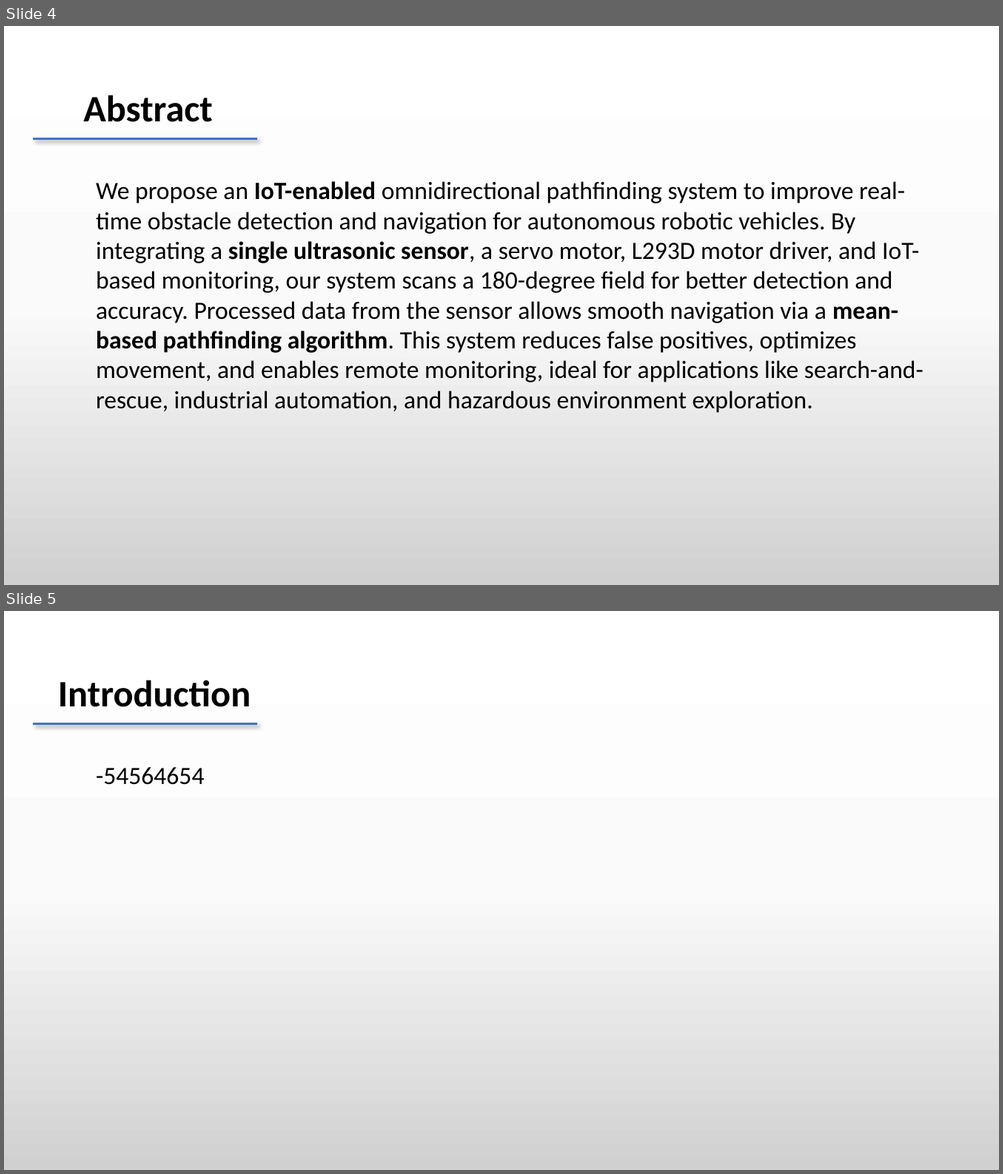
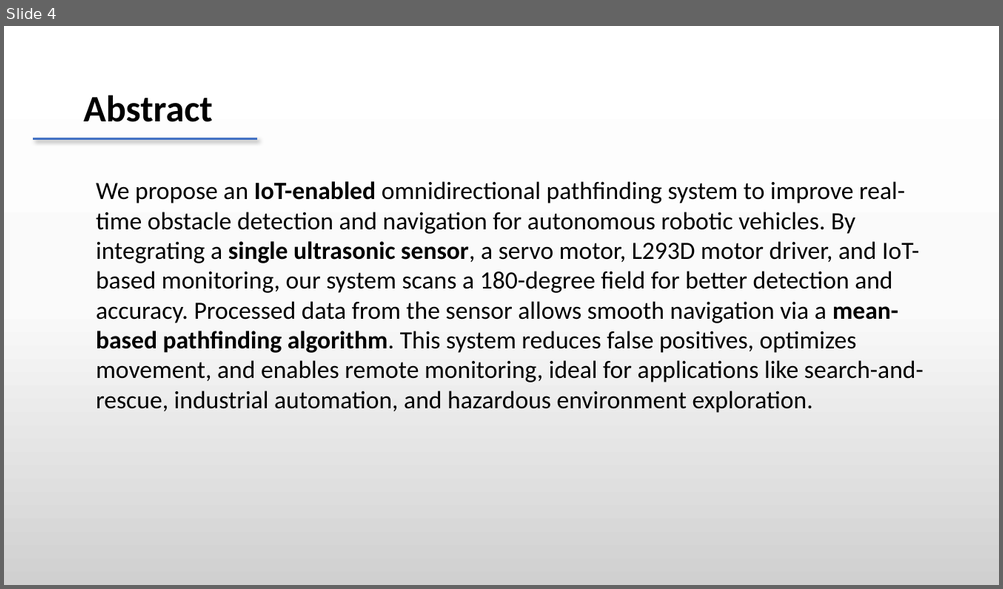
Before and after one commit to dheeraj78/project-4-2, a slide deck: Batch 8 .pptx. Shown one above the other, each under a label of ours: slides 4 and 5 before the commit, slide 4 after it. The pictures are 1003x1174 and 1003x589 pixels, drawn with LibreOffice and Linux fonts; fonts in the diff are those of the drawing. Boxes give left, top, right and bottom in pixels: in the first picture for what was removed or moved away, otherwise in the second. Text is boxed around its words. In the diff, an @@ line names an element or a change of style, - is before the commit and + after.

```diff
--- a/Batch 8 .pptx
+++ b/Batch 8 .pptx
@@ slide 5 removed at [4, 611, 999, 1170], background gradient #FFFFFF to #FBFBFB to #D1D1D1 @@
@@ text removed at [58, 680, 250, 707] @@
-Introduction
@@ line removed from (33, 723) to (257, 723) @@
@@ text removed at [96, 767, 204, 785] @@
--54564654
```
Also in this commit, not shown: 1 slide changed, 13 slides added.
